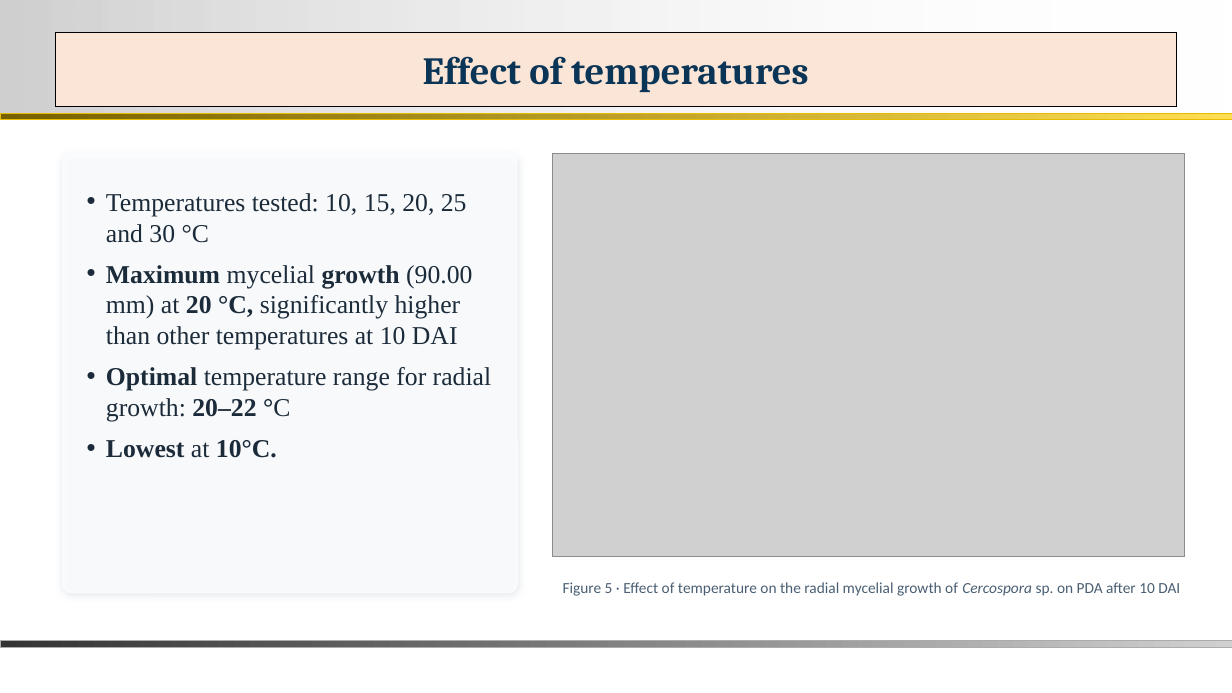
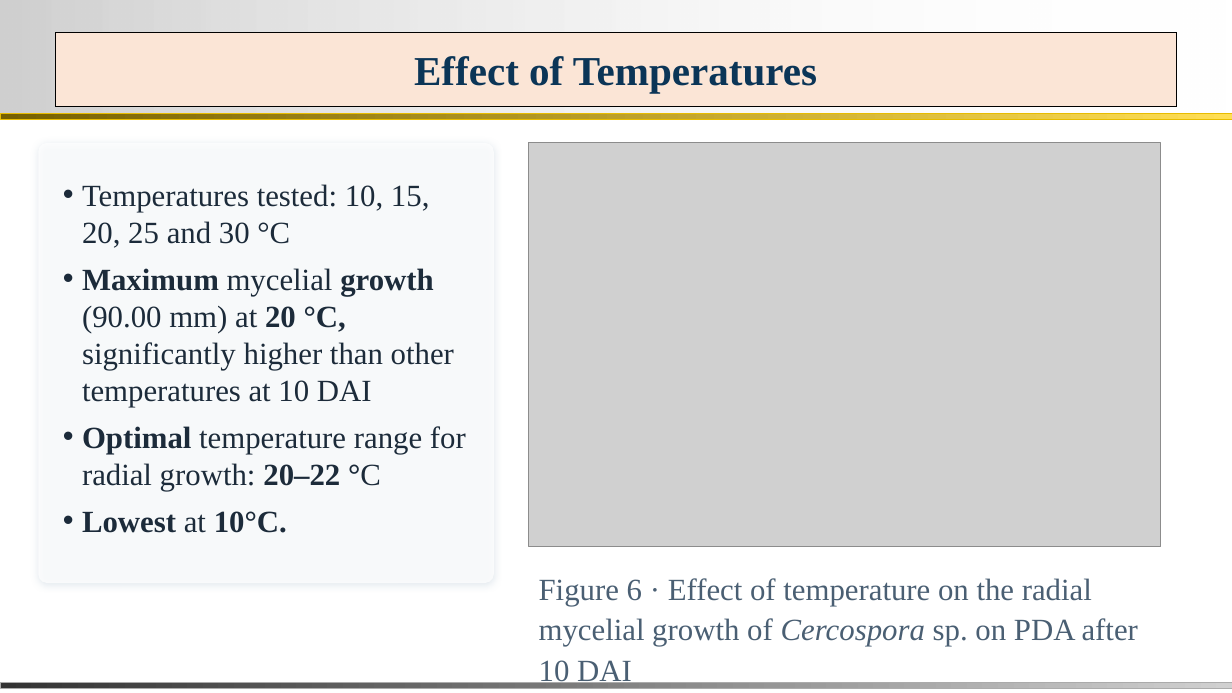
Before and after one commit to bipro-b/nm-documenents, a slide deck: slide 13 of docs/Nisha_MS_Thesis_Defence.pptx (slide 14 before the commit). Drawn at 1232x693 pixels with LibreOffice and Linux fonts; fonts in the diff are those of the drawing; grey boxes stand for pictures; background and template pictures are left out. Boxes give left, top, right and bottom in pixels: in the first picture for what was removed or moved away, otherwise in the second. Text is boxed around its words. In the diff, an @@ line names an element or a change of style, - is before the commit and + after.

```diff
--- a/docs/Nisha_MS_Thesis_Defence.pptx
+++ b/docs/Nisha_MS_Thesis_Defence.pptx
@@ title at (414,56,817,93): text changed; size 30 to 32 pt; font Cambria to Times New Roman @@
-Effect of temperatures
+Effect of Temperatures
@@ 1 picture, 1 text, 1 rounded rectangle: place and size @@
-1 picture, 1 text, 1 rounded rectangle at (62,153,1185,593)
+1 picture, 1 text, 1 rounded rectangle at (39,143,1161,583)
@@ text "Temperatures tested: 10, 15, 20, ..." at (82,184,466,533): size 20 to 24 pt @@
@@ text at (539,578,1138,687): text changed; size 12 to 24 pt; font Calibri to Times New Roman @@
-Figure 5 · Effect of temperature on the radial mycelial growth of Cercospora sp. on PDA after 10 DAI
+Figure 6 · Effect of temperature on the radial mycelial growth of Cercospora sp. on PDA after 10 DAI
@@ rectangle: place and size @@
-rectangle at (0,640,1232,647)
+rectangle at (0,682,1232,689)
```
Also in this commit, not shown: 31 other slides changed, 3 slides removed, 2 other files.
